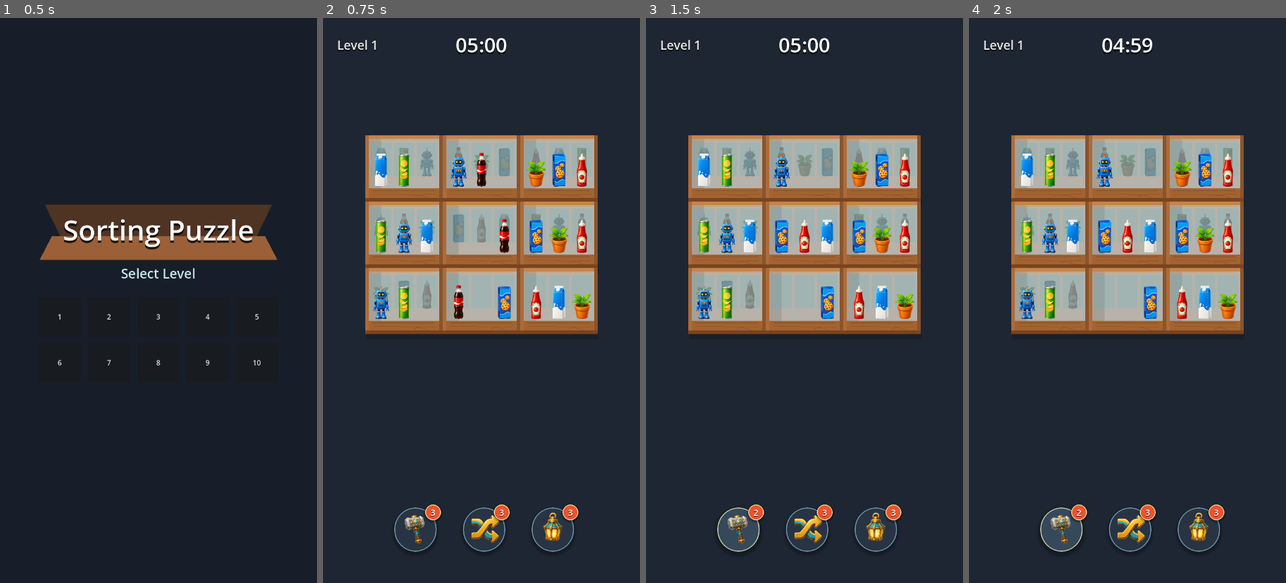
Above: before the commit, frames 1-4 (left to right).
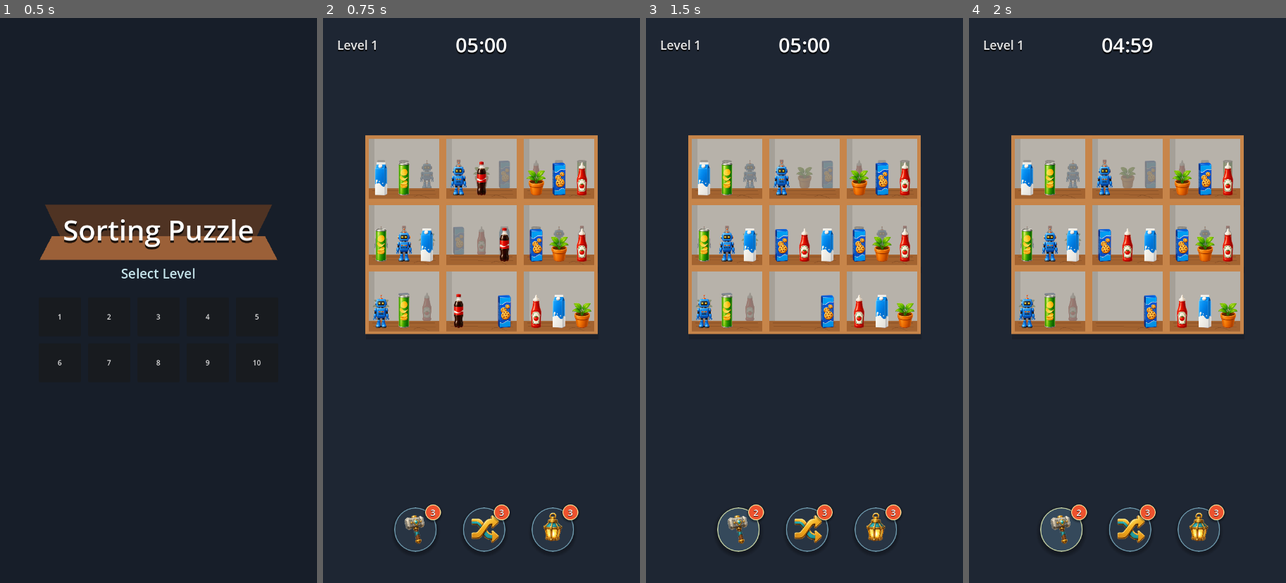
Above: after the commit, the same moments.

Repository: vladeque/sorting-puzzle
Game: Godot game, scene res://scenes/main_menu.tscn
Two runs of this game, one before a commit and one after it. Both use one fixed random seed, a clock stepped at 60 frames per second and the inputs below.
Inputs:
- Up to frame 1 (0.5 s): no input
- Up to frame 2 (0.75 s): click "1" at 0.5 s
- Up to frame 3 (1.5 s): click "3" at 1.25 s
- Up to frame 4 (2 s): no input

Frame 1 is identical in both runs. In frame 2, 11% of the frame differs, in the area x 13-87%, y 20-56%; in frame 3, 11%; in frame 4, 11%.

Commit message:
Adjust shelf layout and back layer offset

Diff:
--- a/scenes/shelf.tscn
+++ b/scenes/shelf.tscn
@@ -1,105 +1,111 @@
-[gd_scene format=3]
+[gd_scene format=3 uid="uid://snc20hx11yql"]
 
-[node name="Shelf" type="Node2D"]
+[node name="Shelf" type="Node2D" unique_id=961540884]
 
-[node name="Shadow" type="Polygon2D" parent="."]
-z_index = 0
+[node name="Shadow" type="Polygon2D" parent="." unique_id=1166351438]
 color = Color(0.03, 0.025, 0.02, 0.18)
 polygon = PackedVector2Array(-86, 44, 90, 44, 90, 58, -86, 58)
 
-[node name="BackWall" type="Polygon2D" parent="."]
+[node name="BackWall" type="Polygon2D" parent="." unique_id=251890705]
 z_index = 1
 color = Color(0.72, 0.7, 0.67, 1)
 polygon = PackedVector2Array(-80, -96, 80, -96, 80, 16, -80, 16)
 
-[node name="BackWallLeftShade" type="Polygon2D" parent="."]
+[node name="BackWallLeftShade" type="Polygon2D" parent="." unique_id=1566344107]
 z_index = 2
 color = Color(0.62, 0.6, 0.57, 0.74)
-polygon = PackedVector2Array(-80, -96, -52, -96, -52, 16, -80, 16)
+polygon = PackedVector2Array(-80, -96, -66.94711, -95.856705, -66.59662, 16.30133, -80, 16, -42.290794, -95.7905, -41.911896, -89.25448, -67.06674, -89.15928)
+uv = PackedVector2Array(-42.290794, -95.7905, -41.911896, -89.25448, -67.06674, -89.15928)
+internal_vertex_count = 3
 
-[node name="Ceiling" type="Polygon2D" parent="."]
+[node name="Ceiling" type="Polygon2D" parent="." unique_id=356773762]
 z_index = 3
 color = Color(0.78, 0.52, 0.29, 1)
 polygon = PackedVector2Array(-88, -104, 88, -104, 88, -96, -88, -96)
 
-[node name="LeftWall" type="Polygon2D" parent="."]
+[node name="LeftWall" type="Polygon2D" parent="." unique_id=1529082060]
 z_index = 4
-color = Color(0.68, 0.42, 0.22, 1)
+color = Color(0.78039217, 0.52156866, 0.2901961, 1)
 polygon = PackedVector2Array(-88, -104, -80, -104, -80, 46, -88, 46)
 
-[node name="RightWall" type="Polygon2D" parent="."]
+[node name="RightWall" type="Polygon2D" parent="." unique_id=1412430343]
 z_index = 4
-color = Color(0.54, 0.33, 0.18, 1)
+color = Color(0.78039217, 0.52156866, 0.2901961, 1)
 polygon = PackedVector2Array(80, -104, 88, -104, 88, 46, 80, 46)
 
-[node name="FloorSurface" type="Polygon2D" parent="."]
+[node name="FloorSurface" type="Polygon2D" parent="." unique_id=211239445]
 z_index = 5
 color = Color(0.64, 0.39, 0.19, 1)
 polygon = PackedVector2Array(-80, 16, 80, 16, 80, 42, -80, 42)
 
-[node name="FloorFrontLip" type="Polygon2D" parent="."]
+[node name="FloorFrontLip" type="Polygon2D" parent="." unique_id=348182537]
 z_index = 5
-color = Color(0.48, 0.27, 0.13, 1)
+color = Color(0.78039217, 0.52156866, 0.2901961, 1)
 polygon = PackedVector2Array(-88, 38, 88, 38, 88, 46, -88, 46)
 
-[node name="FloorGrainBack" type="Line2D" parent="."]
+[node name="FloorGrainBack" type="Line2D" parent="." unique_id=810284]
 z_index = 6
-points = PackedVector2Array(-72, 21, 70, 21)
+points = PackedVector2Array(-72, 21, 44.48242, 20.99997, 70, 21)
 width = 1.2
 default_color = Color(0.38, 0.21, 0.1, 0.34)
 
-[node name="FloorGrainMiddle" type="Line2D" parent="."]
+[node name="FloorGrainMiddle" type="Line2D" parent="." unique_id=87843650]
 z_index = 6
 points = PackedVector2Array(-70, 29, -20, 28, 16, 31, 72, 29)
 width = 1.0
 default_color = Color(0.38, 0.21, 0.1, 0.34)
 
-[node name="FloorGrainKnot" type="Line2D" parent="."]
+[node name="FloorGrainKnot" type="Line2D" parent="." unique_id=27174572]
 z_index = 6
 points = PackedVector2Array(22, 35, 32, 31, 46, 34, 58, 39)
 width = 1.0
 default_color = Color(0.32, 0.17, 0.08, 0.28)
 
-[node name="FloorGrainFront" type="Line2D" parent="."]
+[node name="FloorGrainFront" type="Line2D" parent="." unique_id=35188272]
 z_index = 6
 points = PackedVector2Array(-80, 39, 80, 39)
 width = 1.2
 default_color = Color(0.38, 0.21, 0.1, 0.34)
 
-[node name="Highlight" type="Line2D" parent="."]
+[node name="Highlight" type="Line2D" parent="." unique_id=548222879]
+visible = false
 z_index = 4
 points = PackedVector2Array(-72, -94, 72, -94)
 width = 2.0
 default_color = Color(0.86, 0.61, 0.36, 0.72)
 
-[node name="Slot01" type="Node2D" parent="."]
-position = Vector2(-52, 0)
+[node name="Slot01" type="Node2D" parent="." unique_id=842389614]
+position = Vector2(-52, 20)
 
-[node name="SlotGuide" type="Polygon2D" parent="Slot01"]
+[node name="SlotGuide" type="Polygon2D" parent="Slot01" unique_id=1585536341]
+visible = false
 z_index = 5
 color = Color(0.25, 0.74, 0.82, 0.18)
 polygon = PackedVector2Array(-23, -88, 23, -88, 23, -12, -23, -12)
 
-[node name="ItemSlot01" type="Marker2D" parent="Slot01"]
-position = Vector2(0, -26)
+[node name="ItemSlot01" type="Marker2D" parent="Slot01" unique_id=1119674850]
+position = Vector2(0, -10)
 
-[node name="Slot02" type="Node2D" parent="."]
+[node name="Slot02" type="Node2D" parent="." unique_id=139519496]
+position = Vector2(0, 20)
 
-[node name="SlotGuide" type="Polygon2D" parent="Slot02"]
+[node name="SlotGuide" type="Polygon2D" parent="Slot02" unique_id=1474240817]
+visible = false
 z_index = 5
 color = Color(0.25, 0.74, 0.82, 0.18)
 polygon = PackedVector2Array(-23, -88, 23, -88, 23, -12, -23, -12)
 
-[node name="ItemSlot02" type="Marker2D" parent="Slot02"]
-position = Vector2(0, -26)
+[node name="ItemSlot02" type="Marker2D" parent="Slot02" unique_id=1663469452]
+position = Vector2(0, -10)
 
-[node name="Slot03" type="Node2D" parent="."]
-position = Vector2(52, 0)
+[node name="Slot03" type="Node2D" parent="." unique_id=1454627210]
+position = Vector2(52, 20)
 
-[node name="SlotGuide" type="Polygon2D" parent="Slot03"]
+[node name="SlotGuide" type="Polygon2D" parent="Slot03" unique_id=662629680]
+visible = false
 z_index = 5
 color = Color(0.25, 0.74, 0.82, 0.18)
 polygon = PackedVector2Array(-23, -88, 23, -88, 23, -12, -23, -12)
 
-[node name="ItemSlot03" type="Marker2D" parent="Slot03"]
-position = Vector2(0, -26)
+[node name="ItemSlot03" type="Marker2D" parent="Slot03" unique_id=1677532579]
+position = Vector2(0, -10)
--- a/scripts/level.gd
+++ b/scripts/level.gd
@@ -20,7 +20,7 @@
 @export var slot_snap_distance := 86.0
 @export var item_pick_size := Vector2(58, 92)
 @export var drag_start_distance := 12.0
-@export var back_layer_offset := Vector2(0, -18)
+@export var back_layer_offset := Vector2(0, -10)
 @export var back_layer_item_scale := 0.86
 @export var back_layer_item_modulate := Color(0.42, 0.42, 0.42, 0.34)
 @export var match_gather_duration_seconds := 0.18
